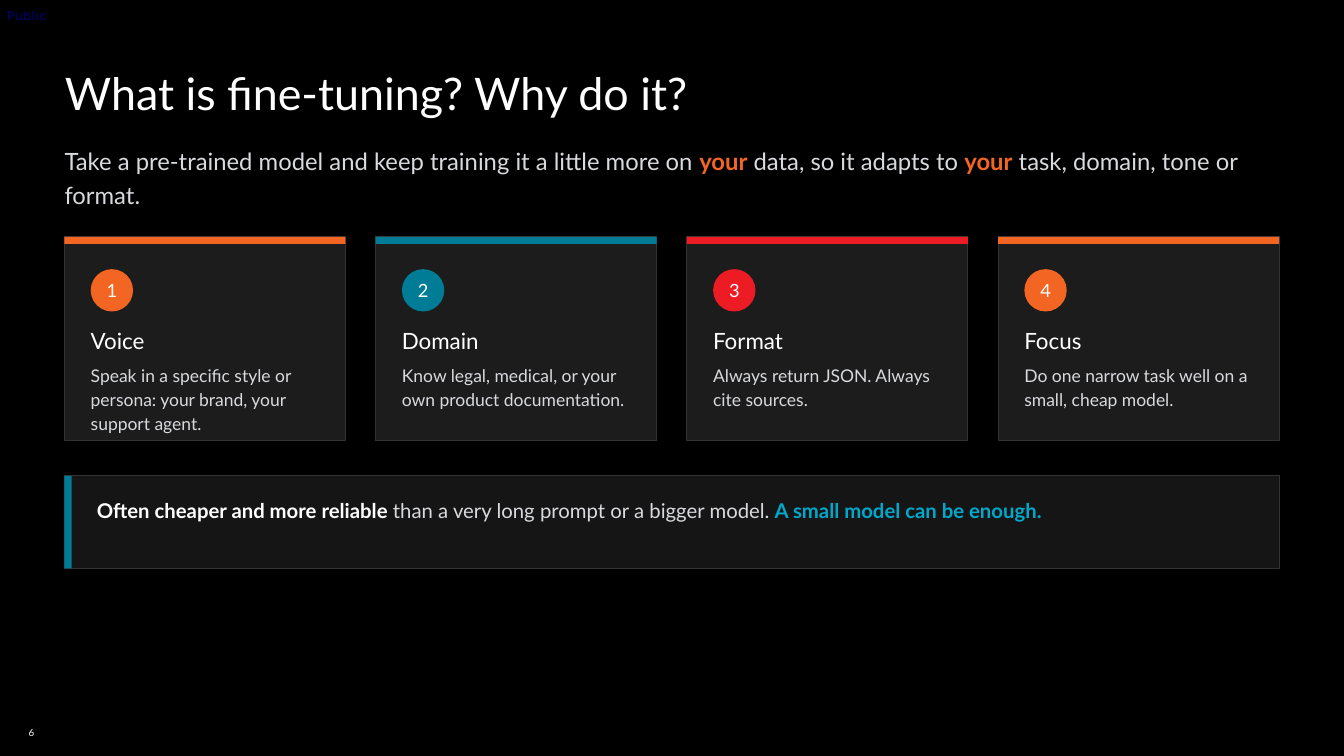
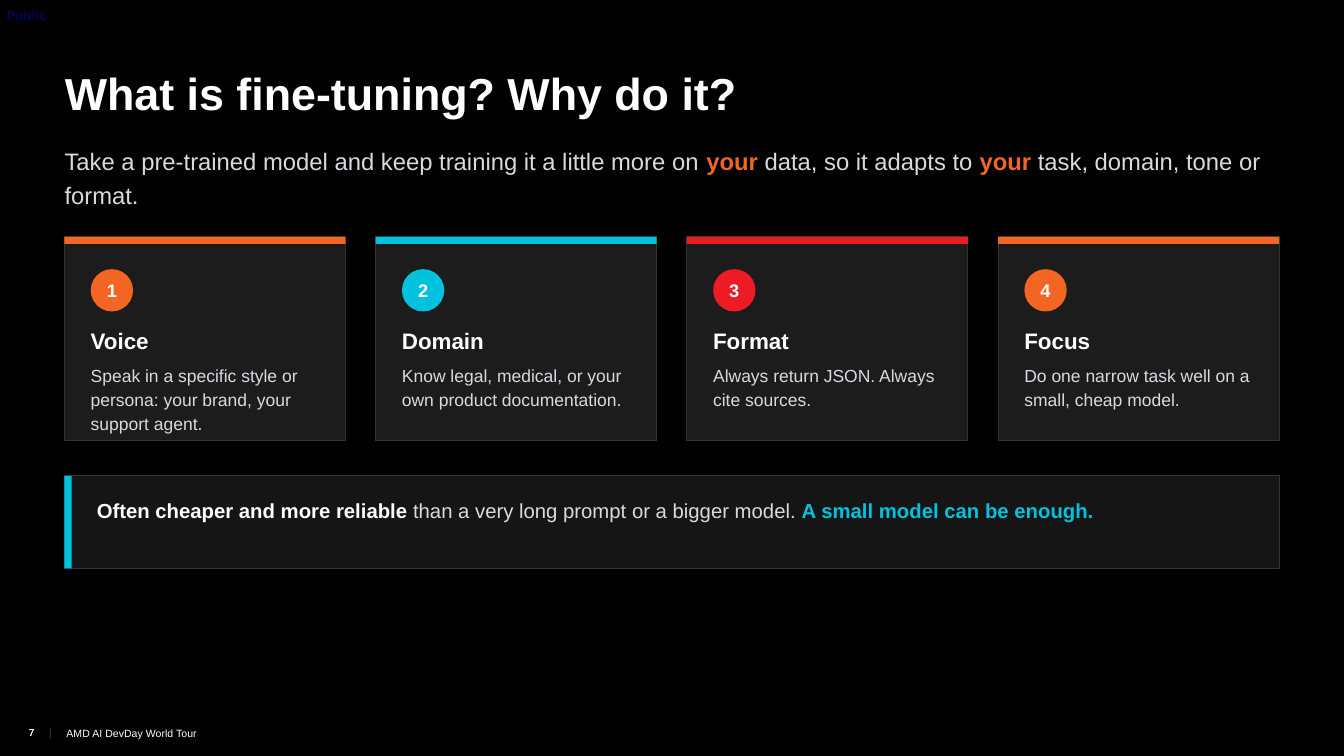
Before and after one commit to TwelveNights/Unsloth-RL-Workshop-on-Radeon, a slide deck: slide 7 of docs/AMD-Unsloth-GRPO-Fine-tuning1.pptx (slide 6 before the commit). Drawn at 1344x756 pixels with LibreOffice and Linux fonts; fonts in the diff are those of the drawing; background and template pictures are left out. Boxes give left, top, right and bottom in pixels: in the first picture for what was removed or moved away, otherwise in the second. Text is boxed around its words. In the diff, an @@ line names an element or a change of style, - is before the commit and + after.

```diff
--- a/docs/AMD-Unsloth-GRPO-Fine-tuning1.pptx
+++ b/docs/AMD-Unsloth-GRPO-Fine-tuning1.pptx
@@ rectangle at (x1=376, y1=237, x2=657, y2=244): fill #007C97 to #00C2DE @@
@@ ellipse "2" at (x1=402, y1=269, x2=445, y2=312): font Lato to Arial, bold on; fill #007C97 to #00C2DE @@
@@ font Lato to Arial, bold on in 6 elements at (x1=65, y1=77, x2=737, y2=118), (x1=91, y1=332, x2=149, y2=350), (x1=402, y1=332, x2=484, y2=350), (x1=713, y1=333, x2=789, y2=350), (x1=1024, y1=269, x2=1067, y2=312), (x1=1024, y1=333, x2=1090, y2=350) @@
@@ font Lato to Arial in 5 elements at (x1=65, y1=152, x2=1260, y2=205), (x1=91, y1=369, x2=298, y2=434), (x1=402, y1=369, x2=621, y2=410), (x1=713, y1=369, x2=934, y2=406), (x1=1024, y1=369, x2=1250, y2=410) @@
@@ rectangle at (x1=65, y1=476, x2=72, y2=569): fill #007C97 to #00C2DE @@
@@ text "Often cheaper and more reliable ..." at (x1=97, y1=503, x2=1093, y2=523): font Lato to Arial; text colour #00A8CC to #00C2DE in "A small model can be enough." @@
@@ page number added at (x1=21, y1=723, x2=34, y2=744), 7 pt, text #FFFFFF @@
+7
@@ page number at (x1=29, y1=729, x2=35, y2=736): text changed; font Lato to Arial @@
-6
+7
@@ text "|" at (x1=49, y1=722, x2=52, y2=744): font Lato to Arial, text colour #000000 to #FFFFFF @@
@@ text added at (x1=49, y1=722, x2=52, y2=744), 7.5 pt, text #000000 @@
+|
@@ text added at (x1=66, y1=729, x2=197, y2=739), 7.5 pt, text #FFFFFF @@
+AMD AI DevDay World Tour
```
Also in this commit, not shown: 17 other slides changed, 1 slide added, 1 other file.
